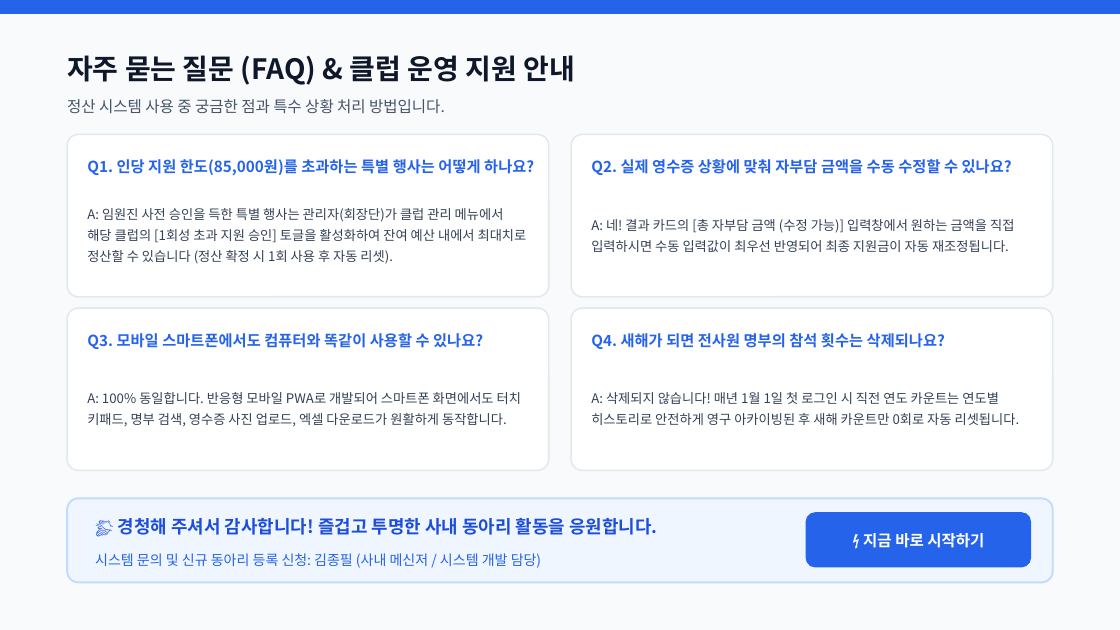
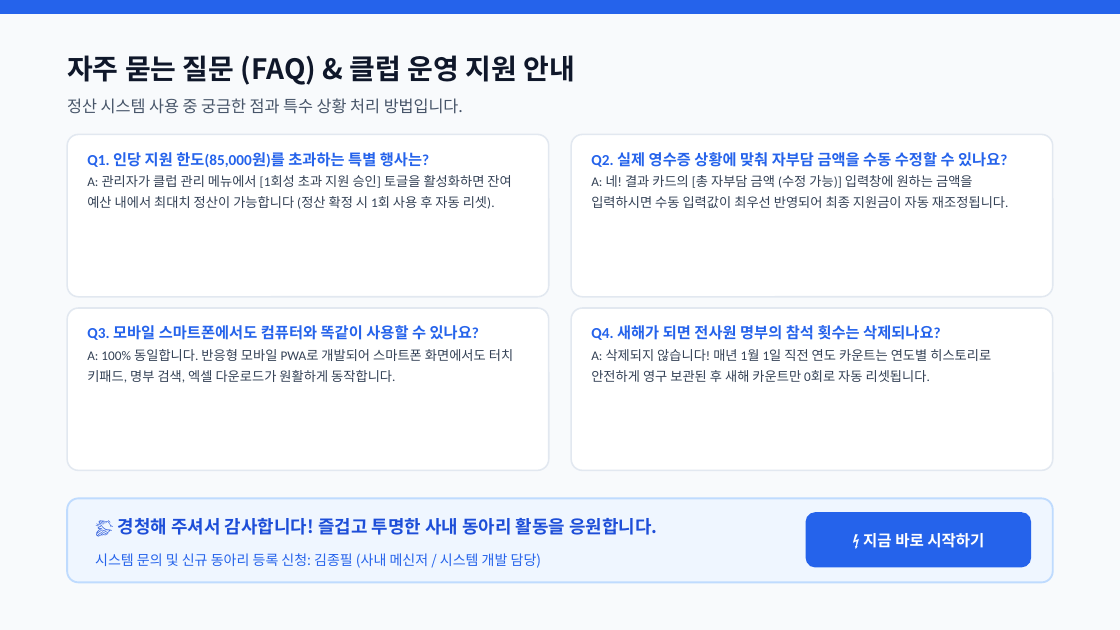
Before and after one commit to gochujangs33-dot/Club-expense, a slide deck: slide 12 of 3M_사내_클럽_비용_정산_시스템_사용_설명회.pptx. Drawn at 1120x630 pixels with LibreOffice and Linux fonts; fonts in the diff are those of the drawing. Boxes give left, top, right and bottom in pixels: in the first picture for what was removed or moved away, otherwise in the second. Text is boxed around its words. In the diff, an @@ line names an element or a change of style, - is before the commit and + after.

```diff
--- a/3M_사내_클럽_비용_정산_시스템_사용_설명회.pptx
+++ b/3M_사내_클럽_비용_정산_시스템_사용_설명회.pptx
@@ text "정산 시스템 사용 중 궁금한 ..." at (67,98,463,114): size 10 to 10.5 pt @@
@@ vertical alignment middle to top in 4 elements at (591,152,1009,208), (87,325,513,383), (591,325,991,382), (87,152,511,209) @@
@@ text at (87,152,511,209): text changed; font Noto Sans CJK KR to Calibri @@
-A: 임원진 사전 승인을 득한 특별 행사는 관리자(회장단)가 클럽 관리 메뉴에서 해당 클럽의 [1회성 초과 지원 승인] 토글을 활성화하여 잔여 예산 내에서 최대치로 정산할 수 있습니다 (정산 확정 시 1회 사용 후 자동 리셋).
+Q1. 인당 지원 한도(85,000원)를 초과하는 특별 행사는?
+A: 관리자가 클럽 관리 메뉴에서 [1회성 초과 지원 승인] 토글을 활성화하면 잔여 예산 내에서 최대치 정산이 가능합니다 (정산 확정 시 1회 사용 후 자동 리셋).
@@ text removed at (87,159,534,175) @@
-Q1. 인당 지원 한도(85,000원)를 초과하는 특별 행사는 어떻게 하나요?
@@ text at (591,152,1009,208): text changed; font Noto Sans CJK KR to Calibri @@
-A: 네! 결과 카드의 [총 자부담 금액 (수정 가능)] 입력창에서 원하는 금액을 직접 입력하시면 수동 입력값이 최우선 반영되어 최종 지원금이 자동 재조정됩니다.
+Q2. 실제 영수증 상황에 맞춰 자부담 금액을 수동 수정할 수 있나요?
+A: 네! 결과 카드의 [총 자부담 금액 (수정 가능)] 입력창에 원하는 금액을 입력하시면 수동 입력값이 최우선 반영되어 최종 지원금이 자동 재조정됩니다.
@@ text removed at (591,159,1012,175) @@
-Q2. 실제 영수증 상황에 맞춰 자부담 금액을 수동 수정할 수 있나요?
@@ text at (87,325,513,383): text changed; font Noto Sans CJK KR to Calibri @@
-A: 100% 동일합니다. 반응형 모바일 PWA로 개발되어 스마트폰 화면에서도 터치 키패드, 명부 검색, 영수증 사진 업로드, 엑셀 다운로드가 원활하게 동작합니다.
+Q3. 모바일 스마트폰에서도 컴퓨터와 똑같이 사용할 수 있나요?
+A: 100% 동일합니다. 반응형 모바일 PWA로 개발되어 스마트폰 화면에서도 터치 키패드, 명부 검색, 엑셀 다운로드가 원활하게 동작합니다.
@@ text at (591,325,991,382): text changed; font Noto Sans CJK KR to Calibri @@
-A: 삭제되지 않습니다! 매년 1월 1일 첫 로그인 시 직전 연도 카운트는 연도별 히스토리로 안전하게 영구 아카이빙된 후 새해 카운트만 0회로 자동 리셋됩니다.
+Q4. 새해가 되면 전사원 명부의 참석 횟수는 삭제되나요?
+A: 삭제되지 않습니다! 매년 1월 1일 직전 연도 카운트는 연도별 히스토리로 안전하게 영구 보관된 후 새해 카운트만 0회로 자동 리셋됩니다.
@@ text removed at (87,333,483,349) @@
-Q3. 모바일 스마트폰에서도 컴퓨터와 똑같이 사용할 수 있나요?
@@ text removed at (591,333,945,349) @@
-Q4. 새해가 되면 전사원 명부의 참석 횟수는 삭제되나요?
```
Also in this commit, not shown: 9 other slides changed, 1 other file.
